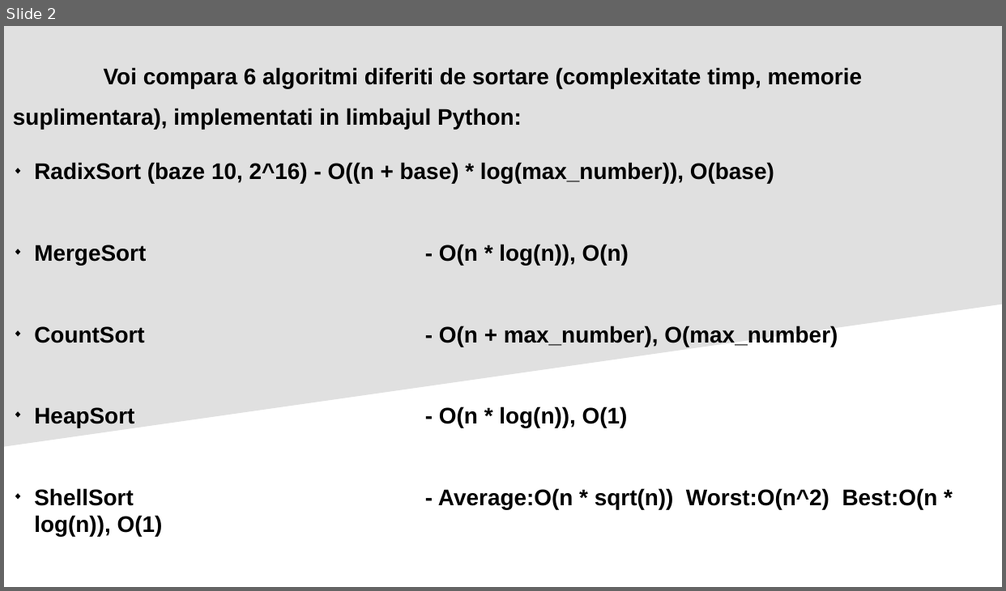
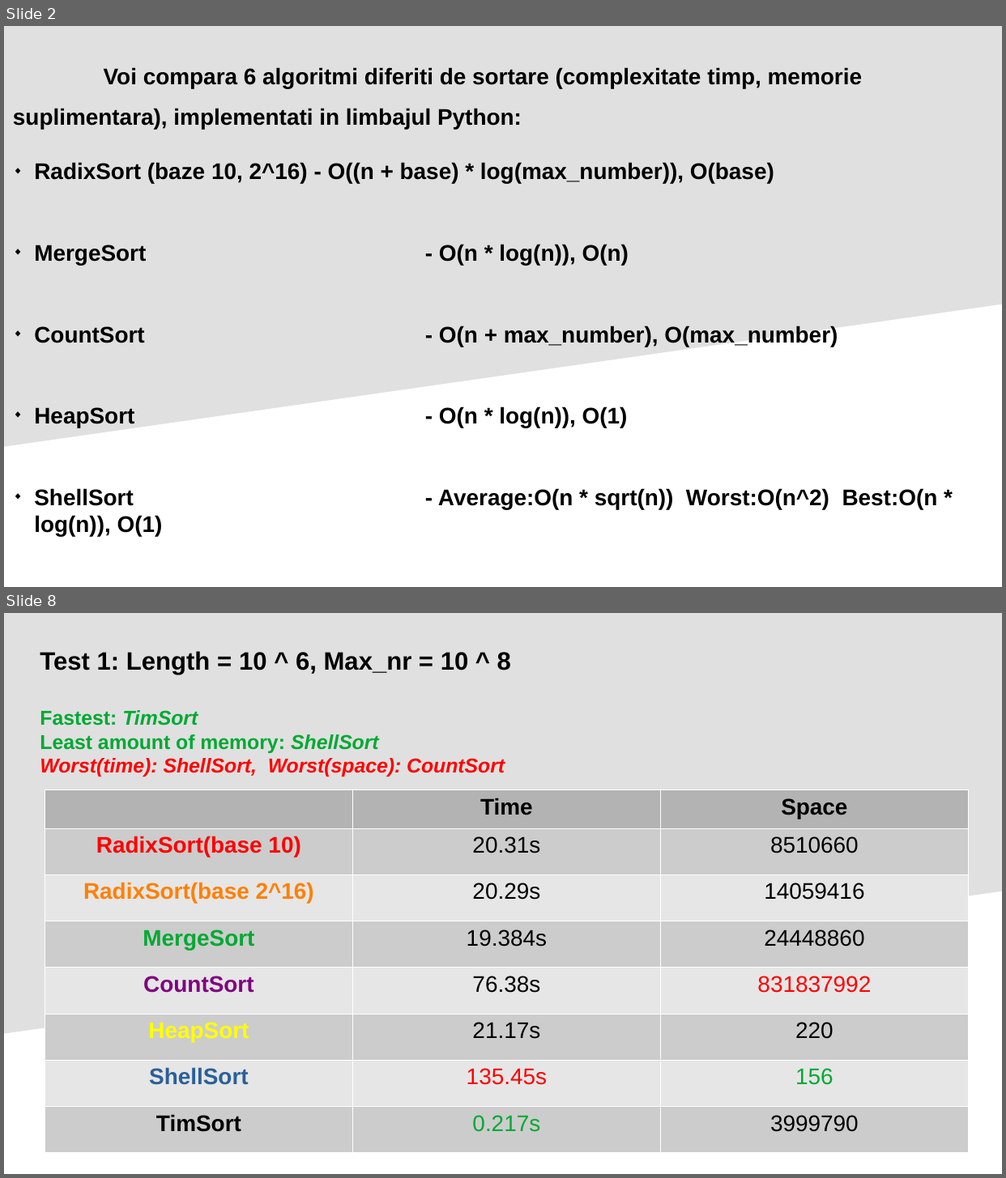
Before and after one commit to VictorE076/Data-Structures, a slide deck: Sorting Algorithms Project.odp. Shown one above the other, each under a label of ours: slide 2 before the commit, slides 2 and 8 after it; the slides between them are not shown. The pictures are 1006x591 and 1006x1178 pixels, drawn with LibreOffice and Linux fonts; fonts in the diff are those of the drawing. Boxes give left, top, right and bottom in pixels: in the first picture for what was removed or moved away, otherwise in the second. Text is boxed around its words. In the diff, an @@ line names an element or a change of style, - is before the commit and + after.

```diff
--- a/Sorting Algorithms Project.odp
+++ b/Sorting Algorithms Project.odp
@@ slide 8 added at (4, 613, 1002, 1174), background #FFFFFF; not listed: 1 template element that a slide beside it also shows @@
@@ text added at (40, 651, 511, 777), 16 pt, text #00A933, bold, italic @@
+Test 1: Length = 10 ^ 6, Max_nr = 10 ^ 8
+Fastest: TimSort
+Least amount of memory: ShellSort
+Worst(time): ShellSort, Worst(space): CountSort
@@ table added at (44, 790, 969, 1152), 8 rows, 3 columns @@
+ | Time | Space
+RadixSort(base 10) | 20.31s | 8510660
+RadixSort(base 2^16) | 20.29s | 14059416
+MergeSort | 19.384s | 24448860
+CountSort | 76.38s | 831837992
+HeapSort | 21.17s | 220
+ShellSort | 135.45s | 156
+TimSort | 0.217s | 3999790
```
Also in this commit, not shown: 1 slide changed, 5 other slides added, 1 other file.
